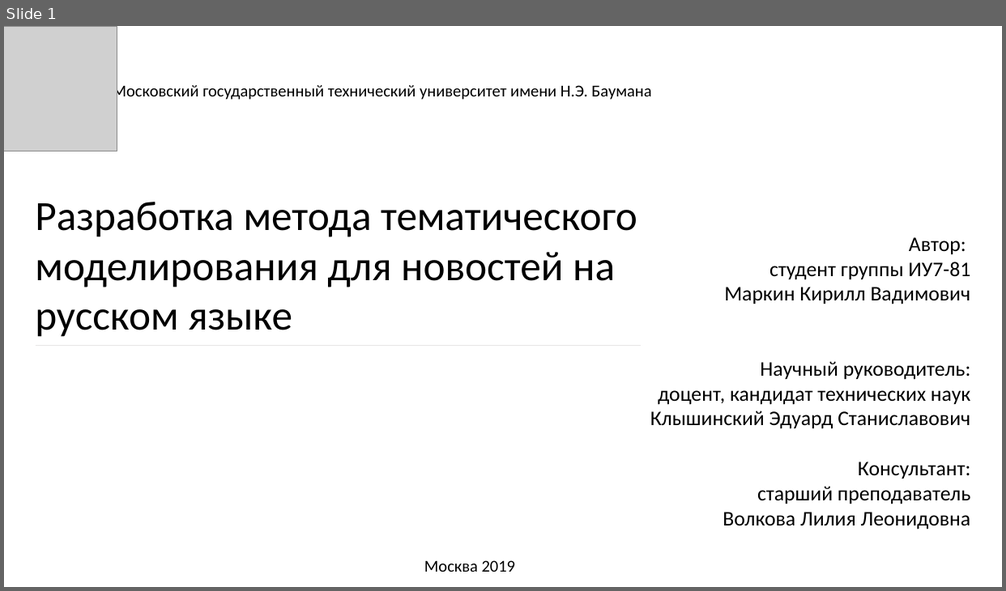
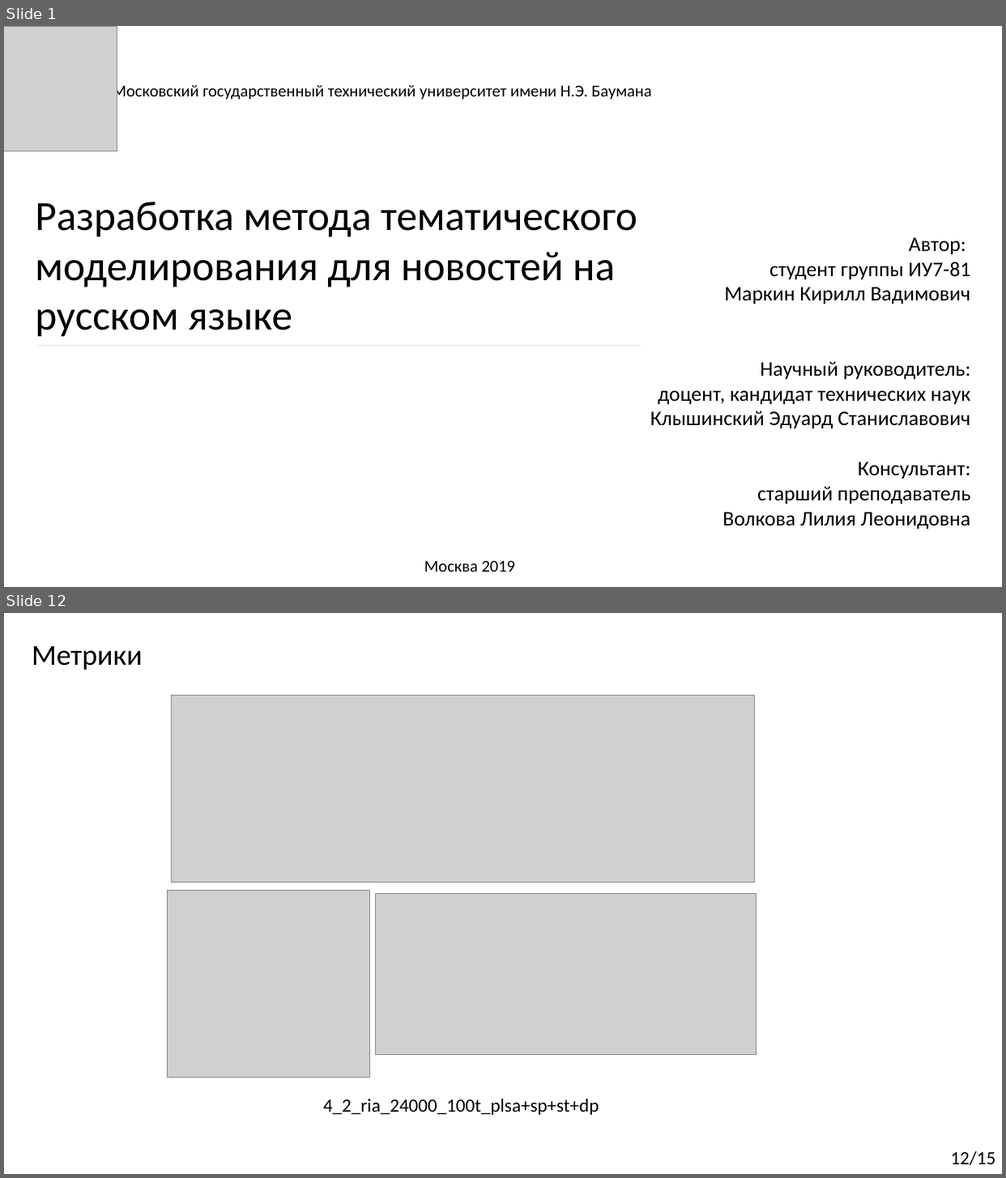
Before and after one commit to Kirmark/bachelor-qualification-work, a slide deck: presentation/presentation.pptx. Shown one above the other, each under a label of ours: slide 1 before the commit, slides 1 and 12 after it; the slides between them are not shown. The pictures are 1006x591 and 1006x1178 pixels, drawn with LibreOffice and Linux fonts; fonts in the diff are those of the drawing; grey boxes stand for pictures. Boxes give left, top, right and bottom in pixels: in the first picture for what was removed or moved away, otherwise in the second. Text is boxed around its words. In the diff, an @@ line names an element or a change of style, - is before the commit and + after.

```diff
--- a/presentation/presentation.pptx
+++ b/presentation/presentation.pptx
@@ slide 12 added at bbox=[4, 613, 1002, 1174], background #FFFFFF @@
@@ text added at bbox=[32, 646, 143, 670], 28 pt, text #000000 @@
+Метрики
@@ picture added at bbox=[172, 696, 755, 883] @@
@@ picture added at bbox=[167, 890, 370, 1077] @@
@@ picture added at bbox=[375, 894, 756, 1055] @@
@@ text added at bbox=[323, 1099, 599, 1115], 18 pt, text #000000 @@
+4_2_ria_24000_100t_plsa+sp+st+dp
@@ text added at bbox=[951, 1152, 996, 1165], 18 pt, text #000000 @@
+12/15
```
Also in this commit, not shown: 10 slides changed, 3 other slides added, 2 slides removed, 11 other files.
